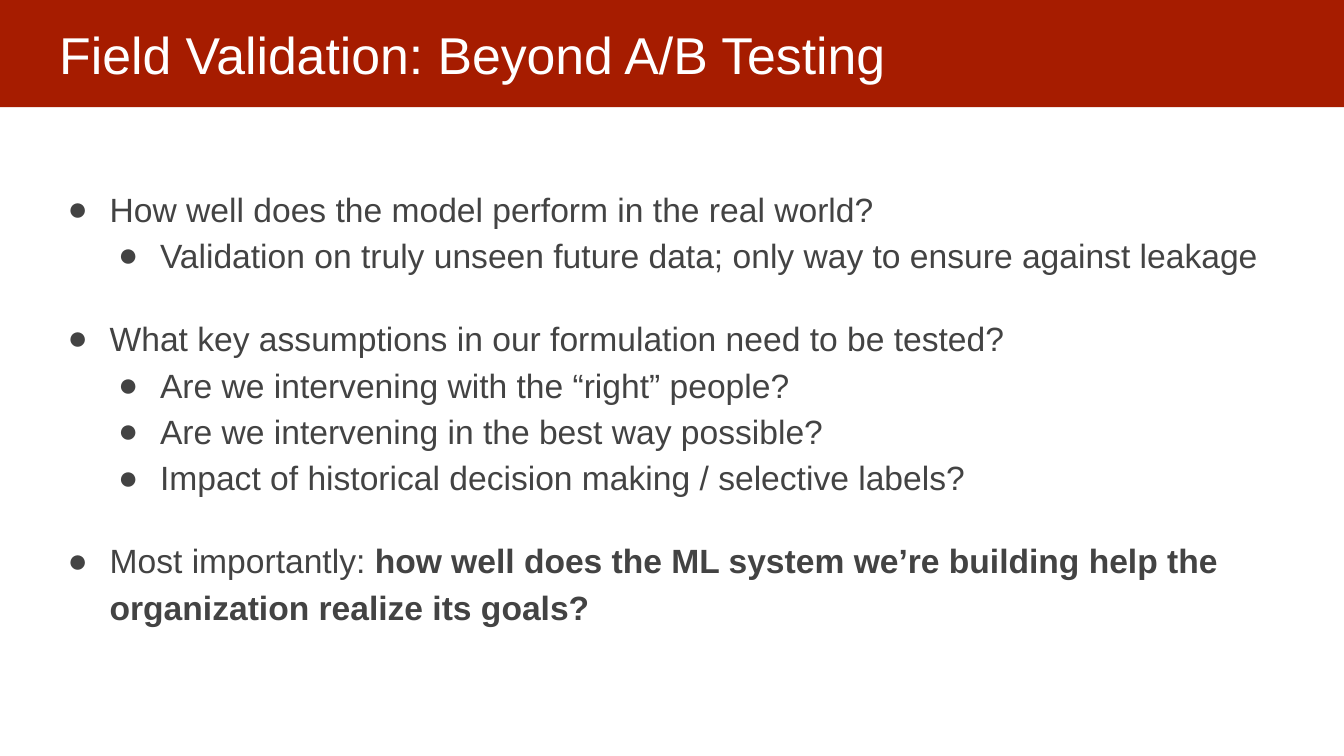
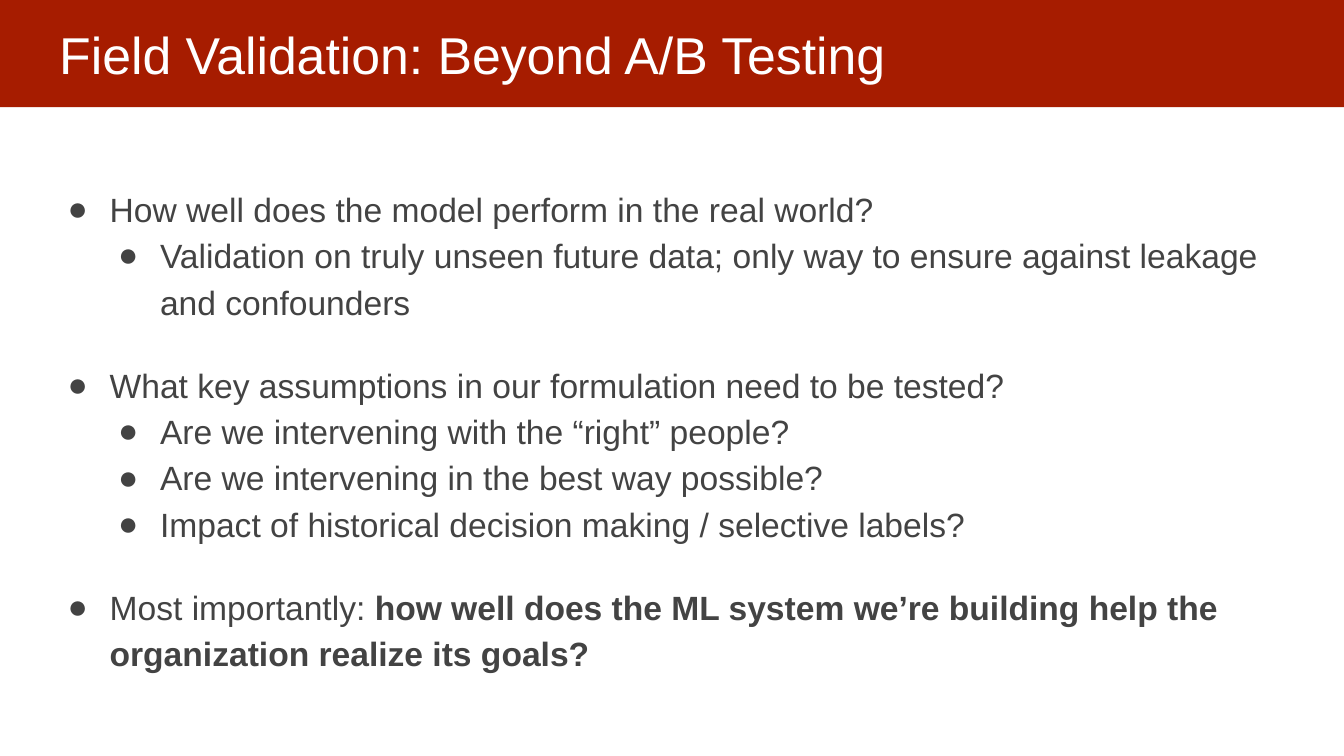
Before and after one commit to dssg/MLinPractice, a slide deck: slide 7 of Lectures/Lecture20-FieldValidation.pptx (slide 6 before the commit). Drawn at 1344x756 pixels with LibreOffice and Linux fonts; fonts in the diff are those of the drawing. Boxes give left, top, right and bottom in pixels: in the first picture for what was removed or moved away, otherwise in the second. Text is boxed around its words. In the diff, an @@ line names an element or a change of style, - is before the commit and + after.

```diff
--- a/Lectures/Lecture20-FieldValidation.pptx
+++ b/Lectures/Lecture20-FieldValidation.pptx
@@ text at (160, 243, 1258, 316): text changed @@
-  ● Validation on truly unseen future data; only way to ensure against leakage
+  ● Validation on truly unseen future data; only way to ensure against leakage and confounders
```
Also in this commit, not shown: 5 other slides changed, 6 slides added, 2 slides removed, 2 other files.
